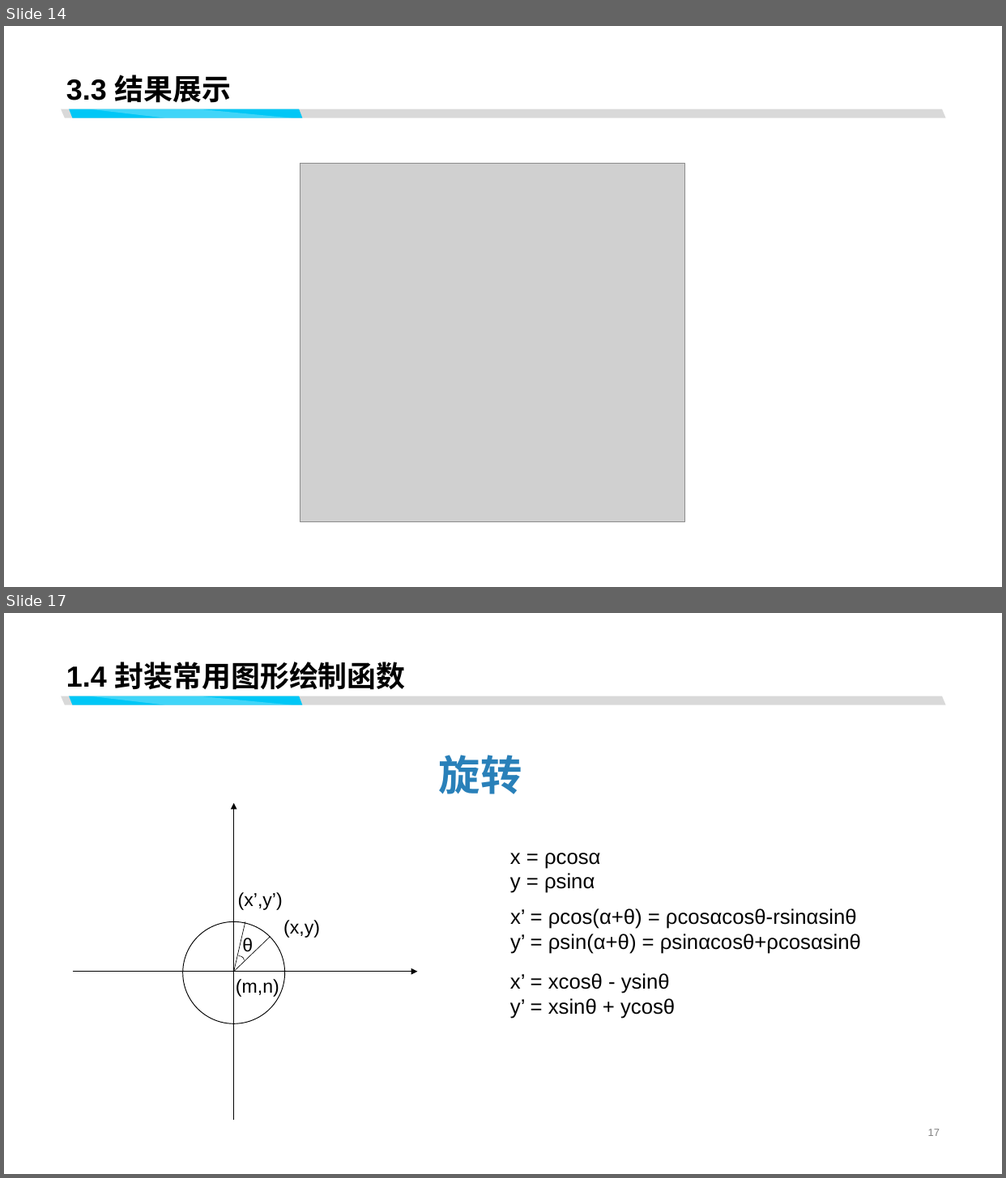
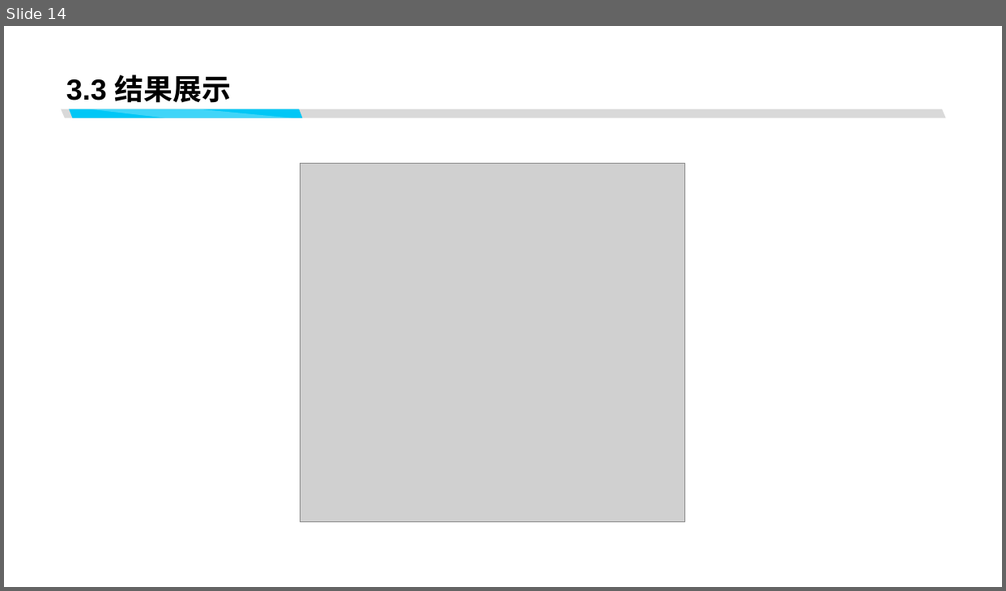
Before and after one commit to R-shrug/webglHomeWork, a slide deck: backend/计算机图形学实验二.pptx. Shown one above the other, each under a label of ours: slides 14 and 17 before the commit, slide 14 after it; the slides between them are not shown. The pictures are 1006x1178 and 1006x591 pixels, drawn with LibreOffice and Linux fonts; fonts in the diff are those of the drawing; grey boxes stand for pictures. Boxes give left, top, right and bottom in pixels: in the first picture for what was removed or moved away, otherwise in the second. Text is boxed around its words. In the diff, an @@ line names an element or a change of style, - is before the commit and + after.

```diff
--- a/backend/计算机图形学实验二.pptx
+++ b/backend/计算机图形学实验二.pptx
@@ slide 17 removed at (4, 613, 1002, 1174), background #FFFFFF; not listed: 3 template elements that a slide beside it also shows @@
@@ title removed at (66, 662, 406, 690) @@
-1.4 封装常用图形绘制函数
@@ text removed at (439, 755, 522, 794) @@
-旋转
@@ text removed at (510, 853, 600, 893) @@
-x = ρcosα
-y = ρsinα
@@ text removed at (510, 909, 861, 954) @@
-x’ = ρcos(α+θ) = ρcosαcosθ-rsinαsinθ
-y’ = ρsin(α+θ) = ρsinαcosθ+ρcosαsinθ
@@ group removed at (73, 803, 417, 1121): 4 texts, 2 arrows, 2 lines, 1 ellipse, 1 arc (boxed as its full ellipse) @@
-(x’,y’)
-(x,y)
-(m,n)
-θ
@@ text removed at (510, 973, 675, 1019) @@
-x’ = xcosθ - ysinθ
-y’ = xsinθ + ycosθ
@@ page number removed at (928, 1129, 940, 1136) @@
-17
```
Also in this commit, not shown: 1 slide changed, 4 other slides removed.
